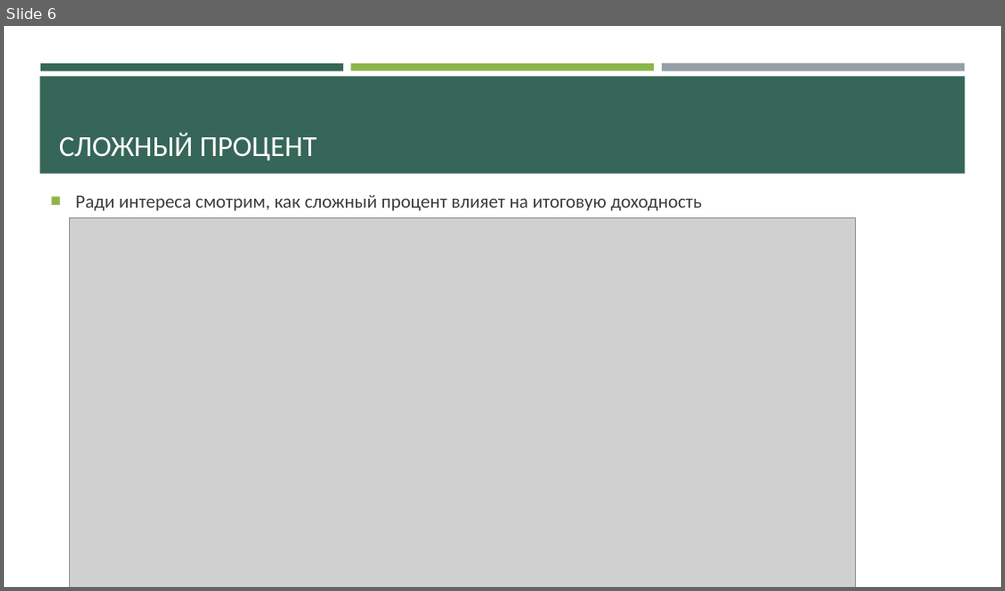
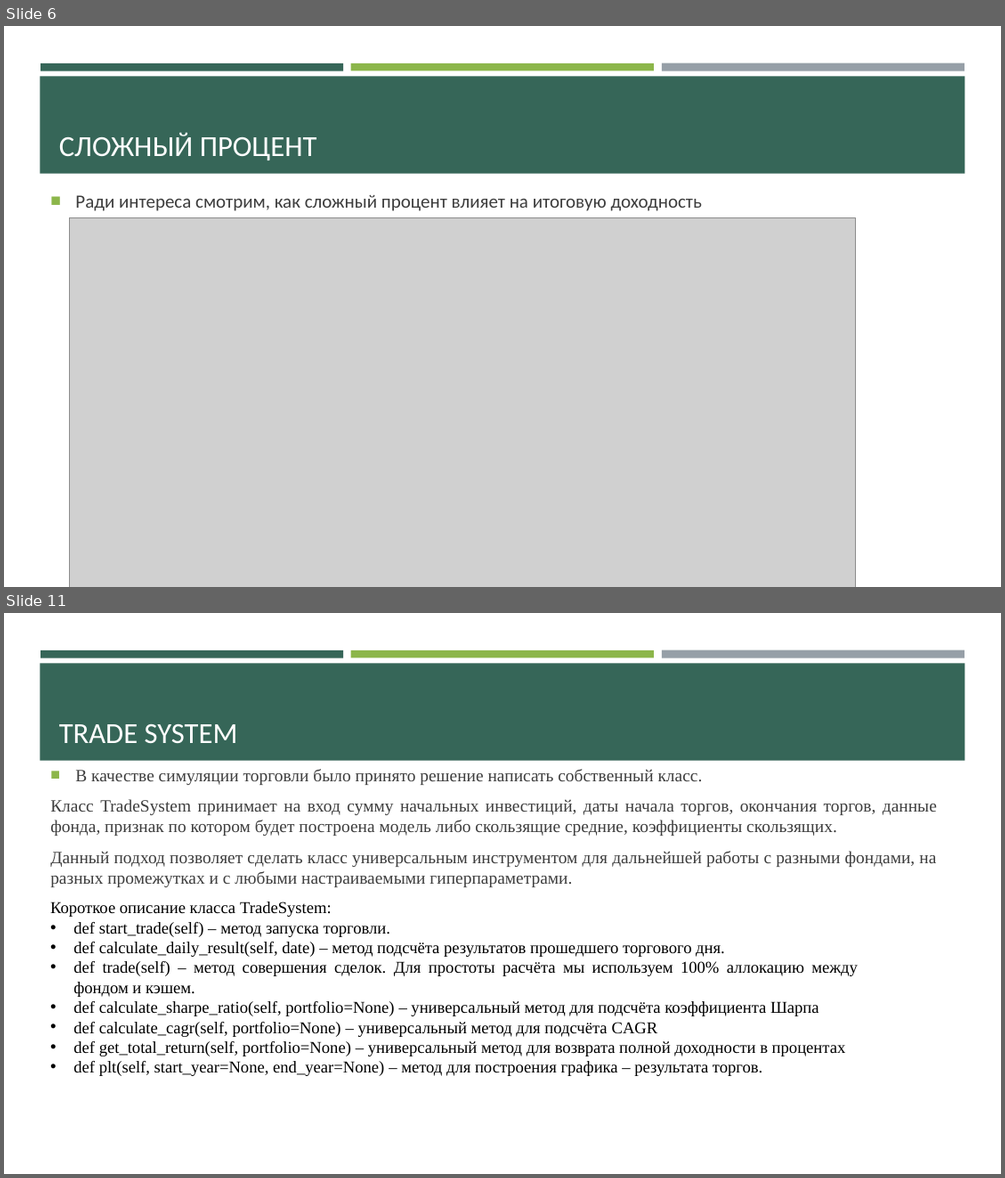
Before and after one commit to Den-is-me/test_ff, a slide deck: Торговля фондом VFINX.pptx. Shown one above the other, each under a label of ours: slide 6 before the commit, slides 6 and 11 after it; the slides between them are not shown. The pictures are 1005x591 and 1005x1178 pixels, drawn with LibreOffice and Linux fonts; fonts in the diff are those of the drawing; grey boxes stand for pictures. Boxes give left, top, right and bottom in pixels: in the first picture for what was removed or moved away, otherwise in the second. Text is boxed around its words. In the diff, an @@ line names an element or a change of style, - is before the commit and + after.

```diff
--- a/Торговля фондом VFINX.pptx
+++ b/Торговля фондом VFINX.pptx
@@ slide 11 added at (4,613,1001,1174), background #FFFFFF; not listed: 4 template elements that a slide beside it also shows @@
@@ title added at (59,724,238,743), 28 pt, text #FFFFFF @@
+TRADE SYSTEM
@@ text added at (50,769,937,887), 16.6 pt, text #3D3D3D @@
+■ В качестве симуляции торговли было принято решение написать собственный класс.
+Класс TradeSystem принимает на вход сумму начальных инвестиций, даты начала торгов, окончания торгов, данные фонда, признак по котором будет построена модель либо скользящие средние, коэффициенты скользящих.
+Данный подход позволяет сделать класс универсальным инструментом для дальнейшей работы с разными фондами, на разных промежутках и с любыми настраиваемыми гиперпараметрами.
@@ text added at (50,901,858,1076), 16 pt, text #000000 @@
+Короткое описание класса TradeSystem:
+• def start_trade(self) – метод запуска торговли.
+• def calculate_daily_result(self, date) – метод подсчёта результатов прошедшего торгового дня.
+• def trade(self) – метод совершения сделок. Для простоты расчёта мы используем 100% аллокацию между фондом и кэшем.
+• def calculate_sharpe_ratio(self, portfolio=None) – универсальный метод для подсчёта коэффициента Шарпа
+• def calculate_cagr(self, portfolio=None) – универсальный метод для подсчёта CAGR
+• def get_total_return(self, portfolio=None) – универсальный метод для возврата полной доходности в процентах
+• def plt(self, start_year=None, end_year=None) – метод для построения графика – результата торгов.
```
Also in this commit, not shown: 4 slides changed, 14 other slides added, 2 other files.
